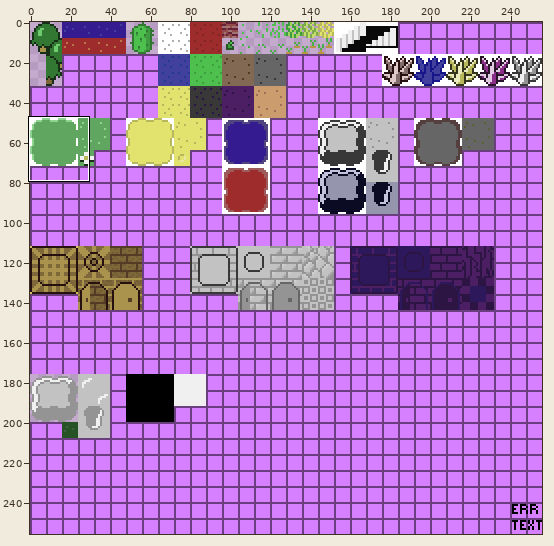
Two states of a sprite sheet, src/main/resources/resources/textures/tiles.png. Above, an overview of the earlier version with the close-up marked.
Close-up. First the earlier version:
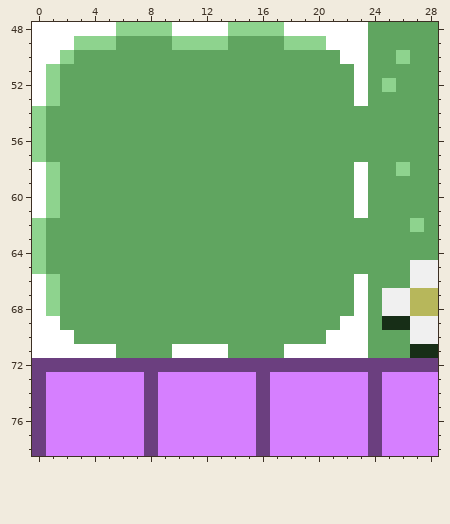
The file is 256x256 pixels. Colours within 5 levels of each other are drawn and written as one. Shown: x 0..28, y 48..78.
The same view after the edit:
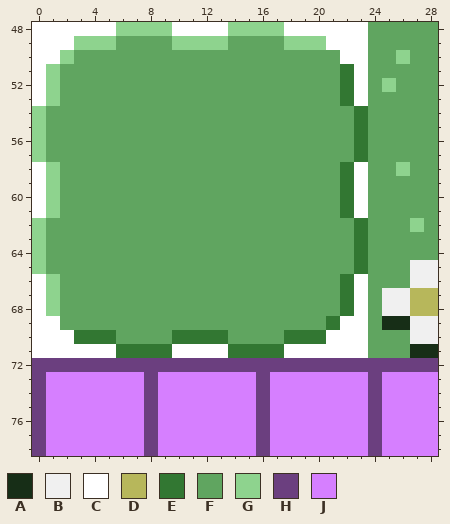
Palette (. is transparent): A #172e17  B #f0f0f0  C #ffffff  D #b7b75b  E #327732  F #60a560  G #8ed38e  H #6b3f7f  J #d67fff
The author wrote: fix: add missing shadow to grass tile
Changes in this commit:
Colour E replaces colour F in rows 51 to 53 at x 22; in rows 54 to 57 at x 23; in rows 58 to 61 at x 22; in rows 62 to 65 at x 23; in rows 66 to 68 at x 22; in row 69 at x 21.
Colour E replaces colour F in row 70 at x 3 to 5, 10 to 13 and 18 to 20; in row 71 at x 6 to 9 and 14 to 17.
